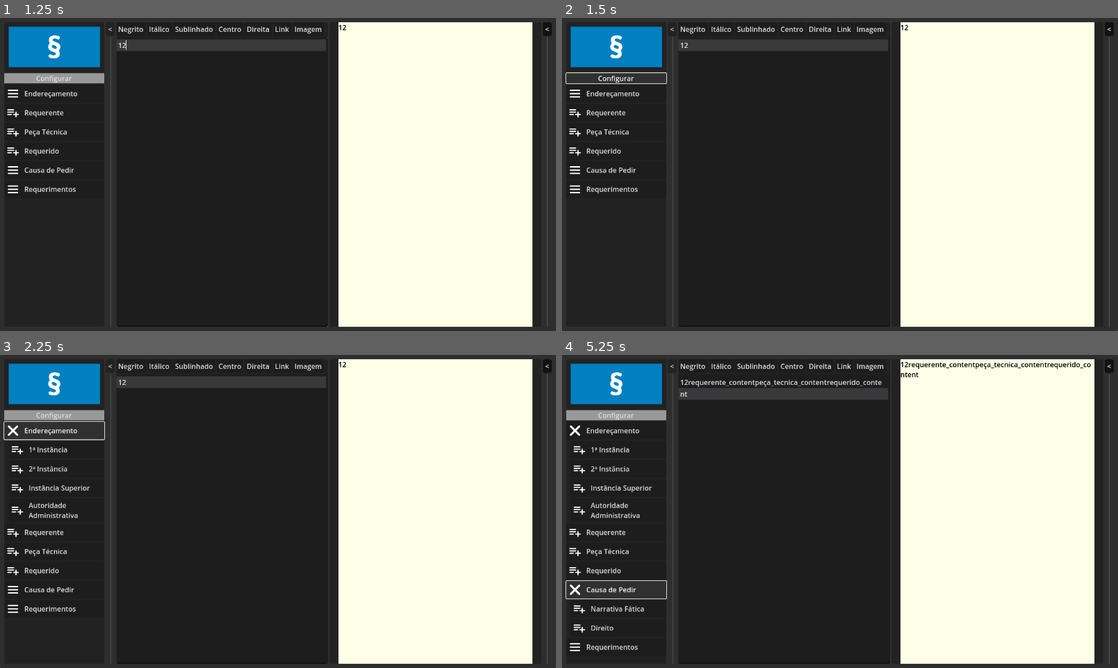
Above: before the commit, frames 1-4 (two rows, left to right).
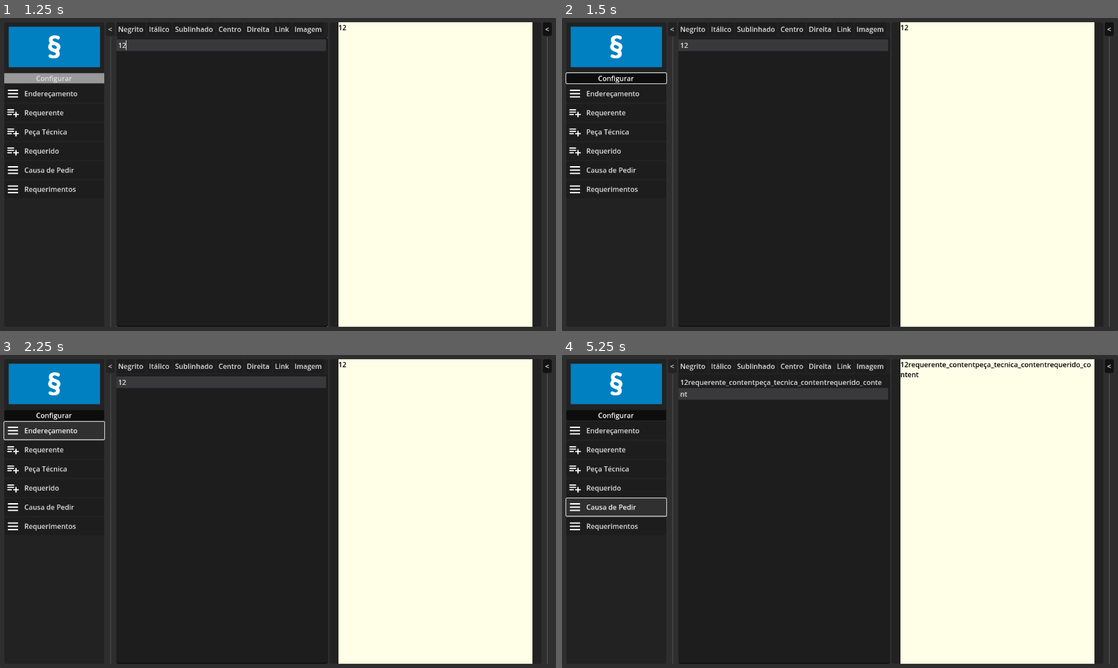
Above: after the commit, the same moments.

Repository: zerotag/paragrafo
Game: Godot game, scene res://scenes/Main.tscn
Same seed, same stepped clock (60 frames per second), same inputs: the game is played once before the commit and once after it.
Inputs (mouse positions are in pixels of both pictures, inside the frame that each line leads up to):
- Up to frame 1 (1.25 s): click (222, 180) at 0.52 s; type "12" at 0.6 s
- Up to frame 2 (1.5 s): click "Configurar" at 1.25 s
- Up to frame 3 (2.25 s): click "Endereçamento" at 2 s
- Up to frame 4 (5.25 s): click "Requerente" at 2.75 s; click "Peça Técnica" at 3.5 s; click "Requerido" at 4.25 s; click "Causa de Pedir" at 5 s

Frame 1 is identical in both runs. In frame 2, 0.5% of the frame differs, in the area x 0-19%, y 17-21%; in frame 3, 1.9%; in frame 4, 2.3%, in the area x 0-19%, y 17-95%.
Error in both runs: Invalid call. Nonexistent function 'is_empty' in base 'int'. (res://scripts/database/Storage.gd:42)

Commit message:
Basic Config mode for Menu Left
- Added basic config mode for the Menu Left scene
- Renamed a signal on the EventBus to have capitalized name

Diff:
--- a/scenes/parts/Menu_Left.tscn
+++ b/scenes/parts/Menu_Left.tscn
@@ -39,11 +39,15 @@
 texture = ExtResource("1_252b4")
 stretch_mode = 5
 
-[node name="BTN_Config" type="Button" parent="VBC_Menu1"]
+[node name="Config" type="Button" parent="VBC_Menu1"]
+unique_name_in_owner = true
 layout_mode = 2
 theme_override_styles/normal = SubResource("StyleBoxFlat_46jma")
+toggle_mode = true
 text = "Configurar"
 
 [node name="MainMenu" type="VBoxContainer" parent="VBC_Menu1"]
 unique_name_in_owner = true
 layout_mode = 2
+
+[connection signal="toggled" from="VBC_Menu1/Config" to="." method="_on_config_toggled"]
--- a/scripts/EventBus.gd
+++ b/scripts/EventBus.gd
@@ -1,3 +1,4 @@
 extends Node
 
-signal action_editor_insert;
+signal ACTION_EDITOR_INSERT();
+signal MENU_LEFT_CONFIG_MODE(state : bool);
--- a/scripts/parts/Editor_Main.gd
+++ b/scripts/parts/Editor_Main.gd
@@ -106,7 +106,7 @@
 		tooltip.hide();
 
 func connect_external_events() -> void:
-	EventBus.action_editor_insert.connect(
+	EventBus.ACTION_EDITOR_INSERT.connect(
 		func(content: String):
 			add_text_to_selection(content);
 	);
--- a/scripts/parts/Menu_Item.gd
+++ b/scripts/parts/Menu_Item.gd
@@ -8,6 +8,7 @@
 enum State {
 	SUBMENU_OPENED,
 	SUBMENU_CLOSED,
+	CONFIG_MODE,
 }
 
 @onready var button : ButtonWithMetadata = %Button as ButtonWithMetadata;
@@ -28,6 +29,7 @@
 
 var type : Type = Type.PURE_BUTTON;
 var state : State = State.SUBMENU_CLOSED;
+var state_last : State = state;
 var button_text : String = "<menu_item_label>";
 var button_content : String = "<menu_item_content>";
 
@@ -36,6 +38,7 @@
 	for c in sub_container.get_children():
 		c.queue_free();
 	submenu_close();
+	event_subscribe();
 
 # Helper
 func finish() -> void:
@@ -74,6 +77,8 @@
 
 func submenu_toggle() -> void:
 	match state:
+		State.CONFIG_MODE:
+			return;
 		State.SUBMENU_OPENED:
 			submenu_close();
 		State.SUBMENU_CLOSED:
@@ -89,6 +94,13 @@
 	self.button.icon = icons.menu.open;
 	self.submenu.hide();
 
+func event_subscribe() -> void:
+	EventBus.MENU_LEFT_CONFIG_MODE.connect(
+		func(event_state : bool):
+			state_last = state_last if state == State.CONFIG_MODE else state;
+			state = State.CONFIG_MODE if event_state else state_last;
+	);
+
 # Event
 func trigger_editor_event(content: String) -> void:
-	EventBus.action_editor_insert.emit(content);
+	EventBus.ACTION_EDITOR_INSERT.emit(content);
--- a/scripts/parts/Menu_Left.gd
+++ b/scripts/parts/Menu_Left.gd
@@ -1,13 +1,15 @@
 extends Panel
 
-# BTN_Config toggles main menu items to add/remove/edit each button
-# BTN_Config also toggles editting the content of each button
-
-# BTN_Config ENABLE show button to save content after editing.
-# BTN_Config DISABLE each button adds text to the editor on caret position.
+enum State {
+	CONFIG_MODE_ON,
+	CONFIG_MODE_OFF,
+}
 
 @onready var menu_container: VBoxContainer = %MainMenu
+@onready var menu_config: Button = %Config
 @onready var menu_item: PackedScene = preload("res://scenes/parts/Menu_Item.tscn");
+
+var state : State = State.CONFIG_MODE_OFF;
 
 var placeholder_menu = {
 	"Endereçamento": {
@@ -53,4 +55,13 @@
 
 			new_item.finish();
 
+func config_mode_on() -> void:
+	state = State.CONFIG_MODE_ON;
+
+func config_mode_off() -> void:
+	state = State.CONFIG_MODE_OFF;
+
 # Event
+func _on_config_toggled(btn_state: bool) -> void:
+	config_mode_off() if btn_state else config_mode_on();
+	EventBus.MENU_LEFT_CONFIG_MODE.emit(state);
